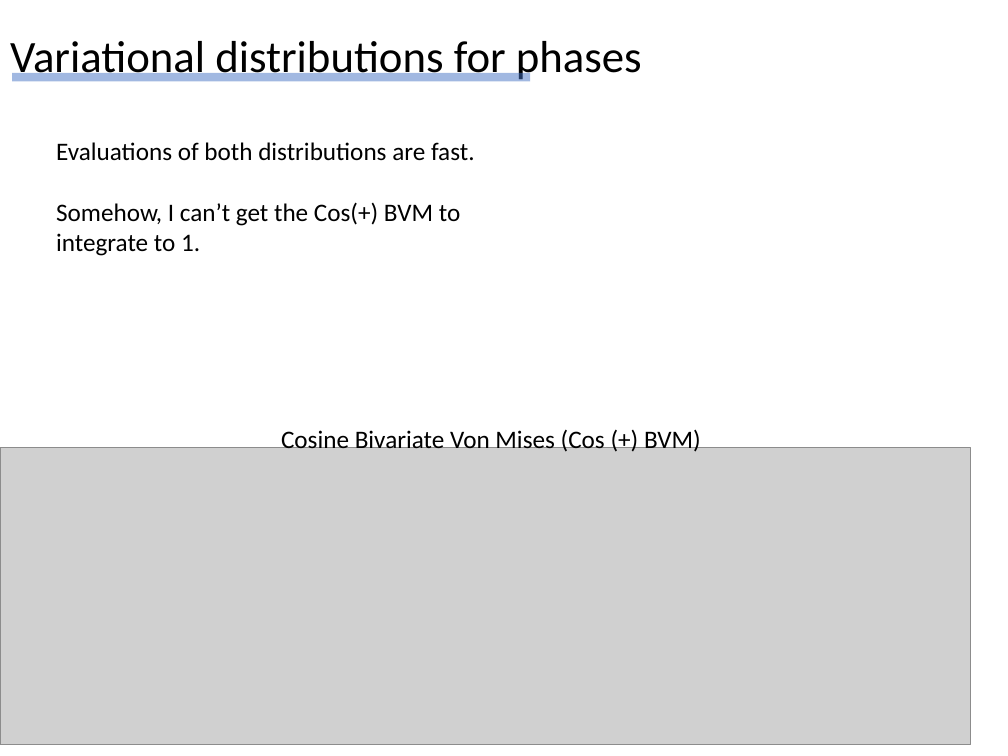
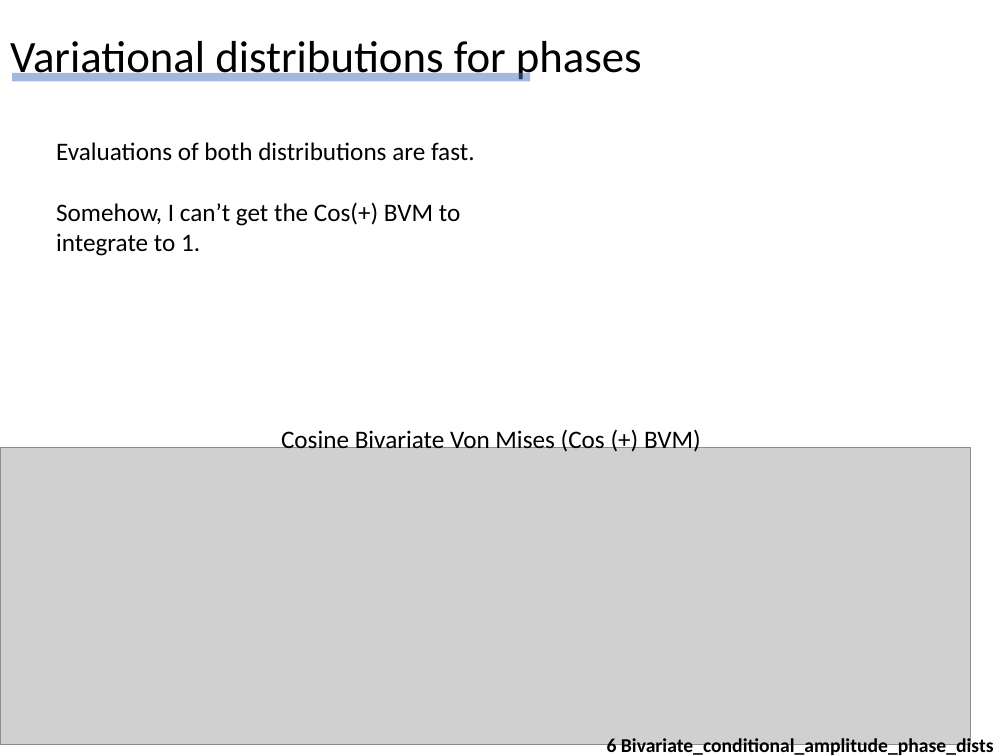
Before and after one commit to Hekstra-Lab/dw, a slide deck: slide 43 of Summary_of_findings_DH_20210218.pptx (slide 36 before the commit). Drawn at 1008x756 pixels with LibreOffice and Linux fonts; fonts in the diff are those of the drawing; grey boxes stand for pictures. Boxes give left, top, right and bottom in pixels: in the first picture for what was removed or moved away, otherwise in the second. Text is boxed around its words. In the diff, an @@ line names an element or a change of style, - is before the commit and + after.

Commit message:
updates for bivariate phase distributions in notebook 6

```diff
--- a/Summary_of_findings_DH_20210218.pptx
+++ b/Summary_of_findings_DH_20210218.pptx
@@ text added at (x1=607, y1=736, x2=994, y2=756), 14 pt, text #000000, bold @@
+6 Bivariate_conditional_amplitude_phase_dists
```
Also in this commit, not shown: 5 other slides changed, 7 slides added, 1 other file.
